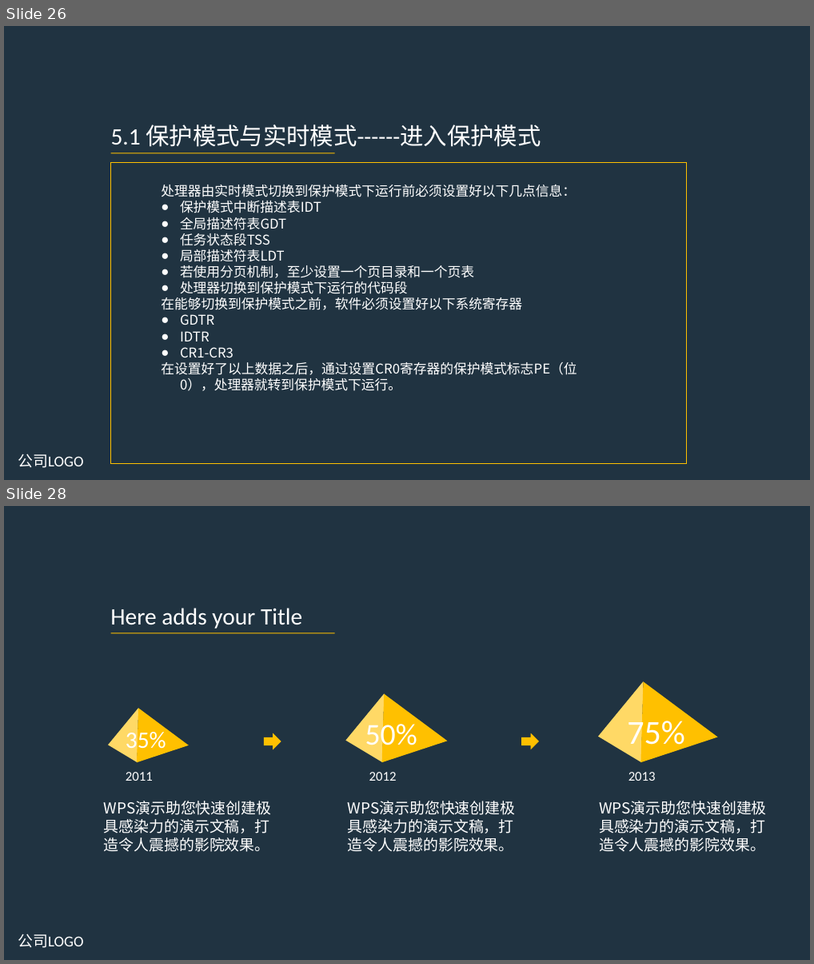
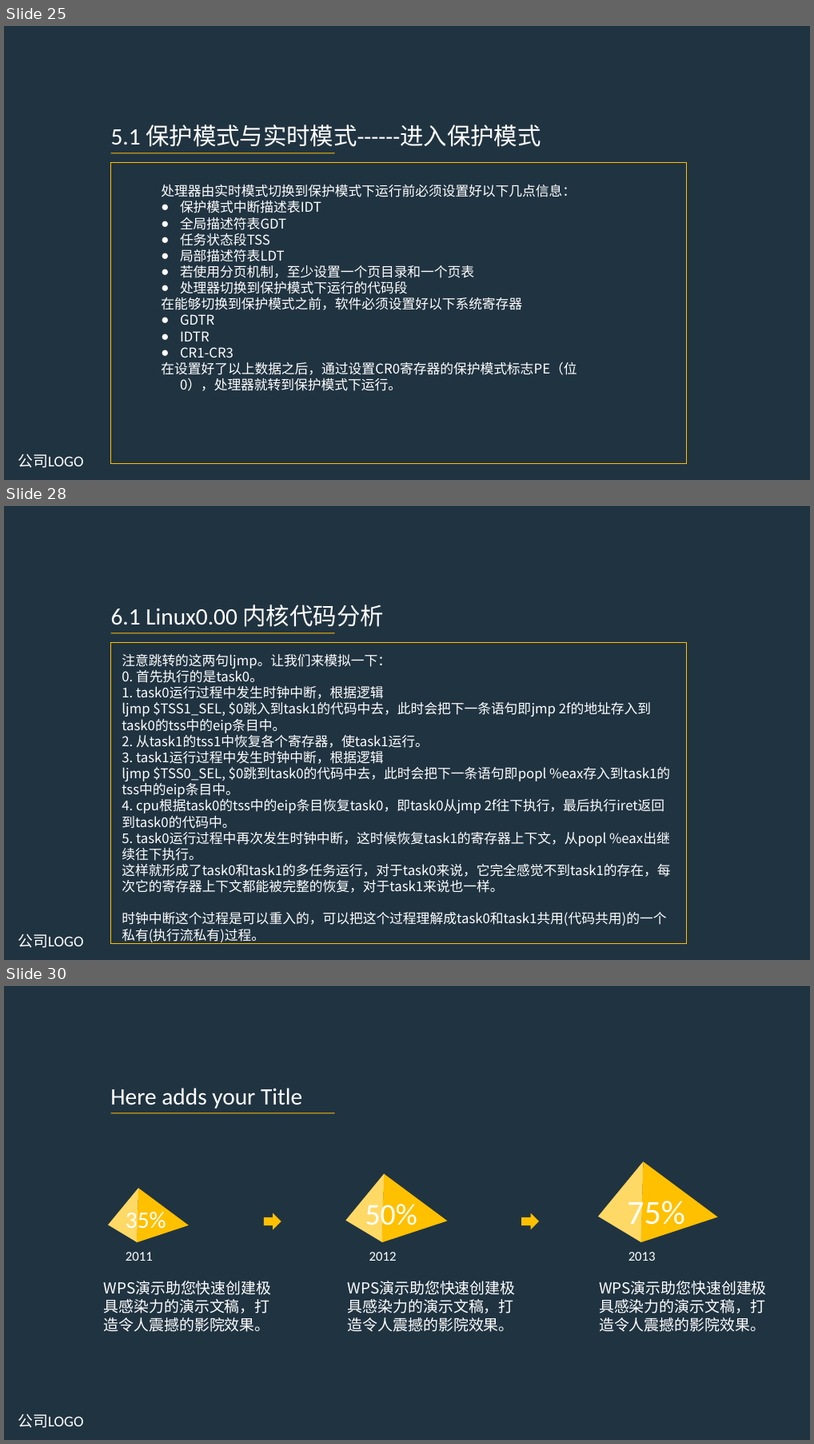
Before and after one commit to takakawa/linux, a slide deck: LINUX 0.00.ppt. Shown one above the other, each under a label of ours: slides 26 and 28 before the commit, slides 25, 28 and 30 after it; the slides between them are not shown. The pictures are 814x964 and 814x1444 pixels, drawn with LibreOffice and Linux fonts; fonts in the diff are those of the drawing. Boxes give left, top, right and bottom in pixels: in the first picture for what was removed or moved away, otherwise in the second. Text is boxed around its words. In the diff, an @@ line names an element or a change of style, - is before the commit and + after.

```diff
--- a/LINUX 0.00.ppt
+++ b/LINUX 0.00.ppt
@@ slide 28 added at [4, 506, 810, 960], background #203341 @@
@@ text added at [111, 604, 384, 627], 28 pt, text #FFFFFF @@
+6.1 Linux0.00 内核代码分析
@@ line added from (111, 633) to (334, 633), #FFC000 0.99 pt @@
@@ rectangle added at [111, 643, 686, 943], outline #FFC000 0.99 pt @@
@@ text added at [122, 654, 670, 944], 16 pt, text #FFFFFF @@
+注意跳转的这两句ljmp。让我们来模拟一下：
+0. 首先执行的是task0。
+1. task0运行过程中发生时钟中断，根据逻辑
+ljmp $TSS1_SEL, $0跳入到task1的代码中去，此时会把下一条语句即jmp 2f的地址存入到task0的tss中的eip条目中。
+2. 从task1的tss1中恢复各个寄存器，使task1运行。
+3. task1运行过程中发生时钟中断，根据逻辑
+ljmp $TSS0_SEL, $0跳到task0的代码中去，此时会把下一条语句即popl %eax存入到task1的tss中的eip条目中。
+4. cpu根据task0的tss中的eip条目恢复task0，即task0从jmp 2f往下执行，最后执行iret返回到task0的代码中。
+5. task0运行过程中再次发生时钟中断，这时候恢复task1的寄存器上下文，从popl %eax出继续往下执行。
+这样就形成了task0和task1的多任务运行，对于task0来说，它完全感觉不到task1的存在，每次它的寄存器上下文都能被完整的恢复，对于task1来说也一样。
+时钟中断这个过程是可以重入的，可以把这个过程理解成task0和task1共用(代码共用)的一个私有(执行流私有)过程。
@@ text added at [18, 933, 83, 948], 18 pt, text #FFFFFF @@
+公司LOGO
@@ what was slide 26 is now slide 25 @@
@@ what was slide 28 is now slide 30 @@
```
Also in this commit, not shown: 2 slides changed, 2 other slides added, 1 slide removed, 17 other files.
